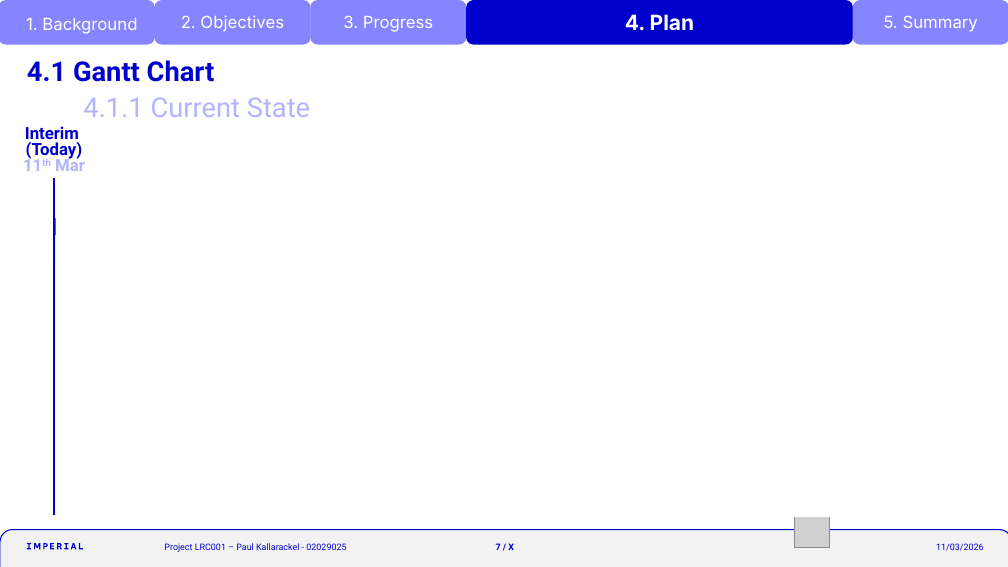
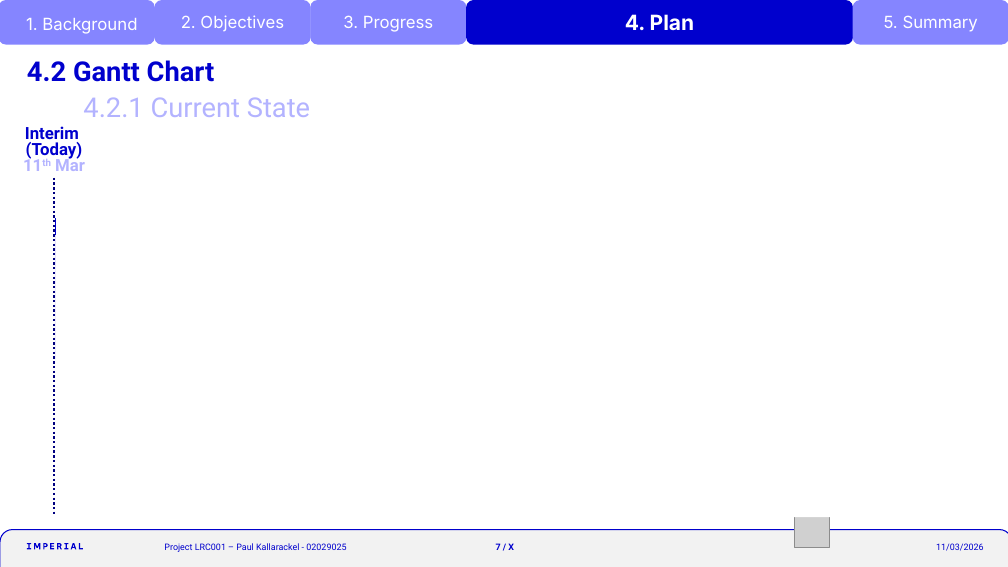
Before and after one commit to krackalackel02/FYP-Interim, a slide deck: slide 7 of Interim.pptm. Drawn at 1008x567 pixels with LibreOffice and Linux fonts; fonts in the diff are those of the drawing; grey boxes stand for pictures. Boxes give left, top, right and bottom in pixels: in the first picture for what was removed or moved away, otherwise in the second. Text is boxed around its words. In the diff, an @@ line names an element or a change of style, - is before the commit and + after.

```diff
--- a/Interim.pptm
+++ b/Interim.pptm
@@ title at bbox=[27, 60, 215, 82]: text changed @@
-4.1 Gantt Chart
+4.2 Gantt Chart
@@ text at bbox=[83, 97, 310, 117]: text changed @@
-4.1.1 Current State
+4.2.1 Current State
@@ line (54, 178) - (54, 516): stroke #0000CD 2.25 pt to #000080 2.25 pt dashed @@
```
Also in this commit, not shown: 6 other slides changed.
